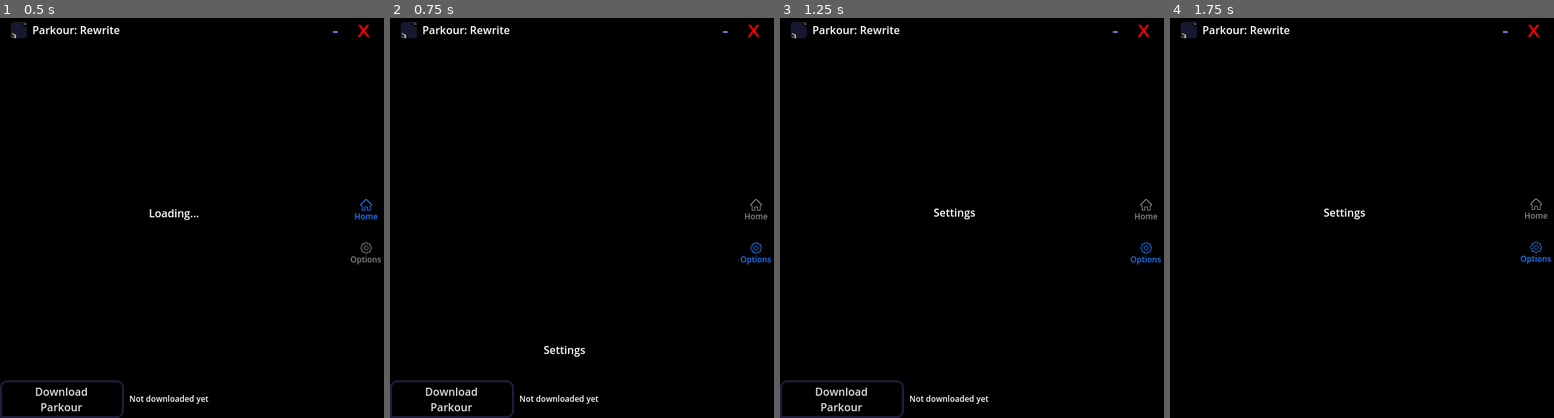
Above: before the commit, frames 1-4 (left to right).
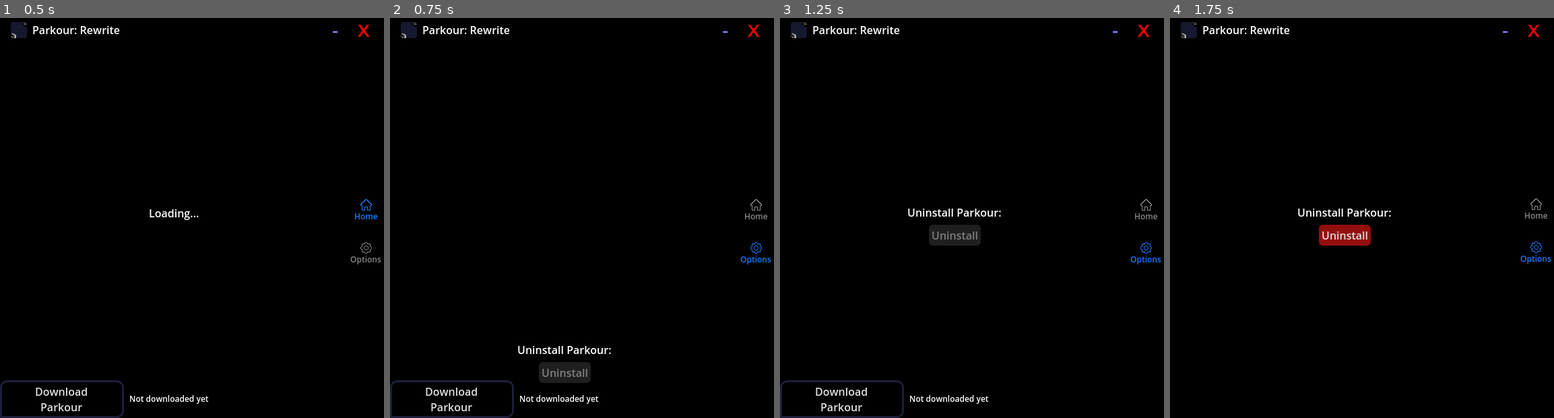
Above: after the commit, the same moments.

Repository: brb-fr/ParkourLauncher
Game: Godot game, scene res://control.tscn
The game is run twice, just before and just after one commit, with the same random seed, the same clock (stepped at 60 frames per second) and the same inputs.
Inputs:
- Up to frame 1 (0.5 s): no input
- Up to frame 2 (0.75 s): click "Options" at 0.5 s
- Up to frame 3 (1.25 s): no input
- Up to frame 4 (1.75 s): click "Download Parkour" at 1.25 s

Frame 1 is identical in both runs. In frame 2, 1.0% of the frame differs, in the area x 33-58%, y 81-92%; in frame 3, 1.0%; in frame 4, 1.0%, in the area x 33-58%, y 47-57%.
Error before the commit: Invalid access to property or key 'version' on a base object of type 'Nil'. (res://control.gd:227)
Error after the commit: Invalid access to property or key 'version' on a base object of type 'Nil'. (res://control.gd:248)

Commit message:
2.0 YOPPE

Diff:
--- a/control.gd
+++ b/control.gd
@@ -79,17 +79,23 @@
 			downloader.request(dat.mirror)
 			Dsize_bytes = dat.size  # now in bytes
 			downloading = true
+			$Settings/Unins/Button.disabled = true
 		else:
 			$LOWER/Text.text = "[b]Downloading Parkour...[/b]\nDownload failed..."
 			$LOWER/Retry.show()
 			$LOWER/Loading.hide()
+			$Settings/Unins/Button.disabled = false
 	else:
+		$Settings/Unins/Button.disabled = true
 		$LOWER/Text.text = "[b]Launching Parkour...[/b]\nChecking for updates..."
 		var check = await latest_version()
-		if check is String: return
+		if check is String:
+			$Settings/Unins/Button.disabled = false
+			return
 		if check:
 			$LOWER/Bar.value = 100
 			check()
+			$Settings/Unins/Button.disabled = true
 			$LOWER/Text.text = "[b]Launching Parkour...[/b]\nCalculating bytes..."
 			github.request("https://raw.githubusercontent.com/brb-fr/Parkour-Updates/refs/heads/main/mirror")
 			var gh = await github.request_completed
@@ -103,9 +109,11 @@
 					$LOWER/Retry.show()
 					$LOWER/Retry.text = "EXIT"
 					$LOWER/Loading.hide()
+					$Settings/Unins/Button.disabled = true
 					$LOWER/Text.text = "[b]Parkour Running...[/b]\nGame running..."
 					$LOWER/Bar.show_percentage=false
 					await terminated
+					$Settings/Unins/Button.disabled = false
 					$Anim.play_backwards("play")
 				else:
 					_on_retry_pressed()
@@ -114,10 +122,12 @@
 					downloader.request(dat.mirror)
 					Dsize_bytes = dat.size  # now in bytes
 					downloading = true
+					$Settings/Unins/Button.disabled = true
 				else:
 					$LOWER/Text.text = "[b]Downloading Parkour...[/b]\nDownload failed..."
 					$LOWER/Retry.show()
 					$LOWER/Loading.hide()
+					$Settings/Unins/Button.disabled = false
 		else:
 			$LOWER/Retry.hide()
 			$LOWER/Loading.show()
@@ -132,10 +142,12 @@
 				downloader.request(dat.mirror)
 				Dsize_bytes = dat.size  # now in bytes
 				updating = true
+				$Settings/Unins/Button.disabled = true
 			else:
 				$LOWER/Text.text = "[b]Updating Parkour...[/b]\nUpdate failed..."
 				$LOWER/Retry.show()
 				$LOWER/Loading.hide()
+				$Settings/Unins/Button.disabled = false
 func calcPercentage(partialValue, totalValue) -> float:
 	return float(partialValue / totalValue) * 100.0
 
@@ -146,15 +158,15 @@
 		copy_from_res("res://discord_game_sdk.dll", "user://discord_game_sdk.dll")
 		copy_from_res("res://discord_game_sdk_binding.dll", "user://discord_game_sdk_binding.dll")
 		copy_from_res("res://discord_game_sdk_binding_debug.dll", "user://discord_game_sdk_binding_debug.dll")
-		var file = FileAccess.open("user://version.vfile",FileAccess.WRITE)
 		github.request("https://raw.githubusercontent.com/brb-fr/Parkour-Updates/refs/heads/main/latest-version.json")
 		var dat = await github.request_completed
 		var dat3 = JSON.parse_string(dat[3].get_string_from_utf8())
-		file.store_var(dat3.version)
+		FileAccess.open("user://version.vfile",FileAccess.WRITE).store_var(dat3.version)
 		$LOWER/Retry.hide()
 		$LOWER/Loading.show()
 		$Anim.play_backwards("play")
 		_ready()
+		$Settings/Unins/Button.disabled = false
 	else:
 		print(str("err: ", result))
 		if result == 4:
@@ -166,6 +178,7 @@
 		$LOWER/Bar.hide()
 	downloading = false
 	updating = false
+	$Settings/Unins/Button.disabled = false
 func _on_retry_pressed() -> void:
 	if $LOWER/Text.text == "[b]Launching Parkour...[/b]\nChecking for updates failed.":
 		_on_play_pressed()
@@ -179,9 +192,11 @@
 		if is_process_running("Parkour"):
 			_on_retry_pressed()
 			return
+		$Settings/Unins/Button.disabled = false
 		$Anim.play_backwards("play")
 		$LOWER/Text.text = "[b]Terminated Parkour.[/b]\nSession terminated"
 		return
+	$Settings/Unins/Button.disabled = true
 	$LOWER/Retry.text = "RETRY"
 	$LOWER/Bar.show_percentage=true
 	$LOWER/Retry.hide()
@@ -192,16 +207,17 @@
 	github.request("https://raw.githubusercontent.com/brb-fr/Parkour-Updates/refs/heads/main/mirror")
 	var gh = await github.request_completed
 	$LOWER/Text.text = "[b]Downloading Parkour...[/b]\nPreparing..."
-
 	var dat = JSON.parse_string(gh[3].get_string_from_utf8())
 	if dat != null:
 		downloader.request(dat.mirror)
 		Dsize_bytes = dat.size  # now in bytes
 		downloading = true
+		$Settings/Unins/Button.disabled = true
 	else:
 		$LOWER/Text.text = "[b]Downloading Parkour...[/b]\nDownload failed..."
 		$LOWER/Retry.show()
 		$LOWER/Loading.hide()
+		$Settings/Unins/Button.disabled = false
 func is_process_running(process_name: String) -> bool:
 	return get_pid(process_name) != 0
 func get_pid(process_name: String) -> int:
@@ -218,8 +234,13 @@
 		return count
 	return 0
 func _ready() -> void:
+	if FileAccess.file_exists("user://version.vfile"):
+		$Play/Status.text = "Downloaded %s"%FileAccess.open("user://version.vfile",FileAccess.READ).get_var()
+	else: $Play/Status.text = "Not downloaded yet"
 	if FileAccess.file_exists(ProjectSettings.globalize_path("user://Parkour.exe")):
 		$Play.text = "Launch\nParkour"
+		$Settings/Unins/Button.disabled = false
+	else: $Settings/Unins/Button.disabled = true
 	downloader.download_file = ProjectSettings.globalize_path("user://Parkour.exe")
 	$Changelogs.request("https://raw.githubusercontent.com/brb-fr/Parkour-Updates/refs/heads/main/latest-version.json")
 	var dat = await $Changelogs.request_completed
@@ -239,6 +260,7 @@
 		if !is_process_running("Parkour"):
 			terminated.emit()
 			$LOWER/Text.text = "[b]Parkour Running...[/b]\nGame stopped..."
+			$Settings/Unins/Button.disabled = false
 	await get_tree().create_timer(7.5).timeout
 	check()
 func latest_version():
@@ -248,11 +270,21 @@
 		var dat3 = JSON.parse_string(dat[3].get_string_from_utf8())
 		var file = FileAccess.open("user://version.vfile",FileAccess.READ)
 		if dat3 != null:
-			if float(dat3.version) <= float(file.get_var()):
+			if dat3.version == file.get_var():
 				return true
+			else:
+				return false
 		else:
 			$LOWER/Text.text = "[b]Launching Parkour...[/b]\nChecking for updates failed."
 			$LOWER/Retry.show()
+			$Settings/Unins/Button.disabled = false
 			$LOWER/Loading.hide()
 			return ""
 	return false
+
+
+func uninstall() -> void:
+	DirAccess.remove_absolute("user://Parkour.exe")
+	DirAccess.remove_absolute("user://version.vfile")
+	$Settings/Unins/Button.disabled = true
+	_ready()
--- a/control.tscn
+++ b/control.tscn
@@ -8,6 +8,22 @@
 [ext_resource type="Texture2D" uid="uid://bei42343a5s5n" path="res://home.png" id="5_iy58a"]
 [ext_resource type="FontFile" uid="uid://d1qcfvkcn4h1b" path="res://Poppins-Bold.ttf" id="5_kbped"]
 [ext_resource type="Texture2D" uid="uid://1e62unpmfo5d" path="res://gear.png" id="6_6a6wx"]
+
+[sub_resource type="StyleBoxEmpty" id="StyleBoxEmpty_6a6wx"]
+
+[sub_resource type="StyleBoxFlat" id="StyleBoxFlat_sky72"]
+bg_color = Color(0.151276, 0.151276, 0.151276, 0.784314)
+corner_radius_top_left = 6
+corner_radius_top_right = 6
+corner_radius_bottom_right = 6
+corner_radius_bottom_left = 6
+
+[sub_resource type="StyleBoxFlat" id="StyleBoxFlat_0ytqx"]
+bg_color = Color(0.894118, 0.0862745, 0.0862745, 0.647059)
+corner_radius_top_left = 6
+corner_radius_top_right = 6
+corner_radius_bottom_right = 6
+corner_radius_bottom_left = 6
 
 [sub_resource type="StyleBoxFlat" id="StyleBoxFlat_kbped"]
 bg_color = Color(0.160878, 0.199042, 0.425822, 1)
@@ -318,11 +334,12 @@
 anchor_right = 0.5
 anchor_bottom = 0.5
 offset_left = -88.5
-offset_top = -49.0
+offset_top = -47.0
 offset_right = 88.5
-offset_bottom = 49.0
-grow_horizontal = 2
-grow_vertical = 2
+offset_bottom = 47.0
+grow_horizontal = 2
+grow_vertical = 2
+focus_mode = 2
 bbcode_enabled = true
 text = "[center]Loading..."
 vertical_alignment = 1
@@ -340,20 +357,46 @@
 grow_horizontal = 2
 grow_vertical = 2
 
-[node name="Label2" type="Label" parent="Settings"]
+[node name="Unins" type="Label" parent="Settings"]
 layout_mode = 1
 anchors_preset = 8
 anchor_left = 0.5
 anchor_top = 0.5
 anchor_right = 0.5
 anchor_bottom = 0.5
-offset_left = -31.0
+offset_left = -70.0
 offset_top = -11.5
-offset_right = 31.0
+offset_right = 70.0
 offset_bottom = 11.5
 grow_horizontal = 2
 grow_vertical = 2
-text = "Settings"
+text = "Uninstall Parkour:"
+
+[node name="Button" type="Button" parent="Settings/Unins"]
+layout_mode = 1
+anchors_preset = 7
+anchor_left = 0.5
+anchor_top = 1.0
+anchor_right = 0.5
+anchor_bottom = 1.0
+offset_left = -38.5
+offset_top = 6.5
+offset_right = 38.5
+offset_bottom = 37.5
+grow_horizontal = 2
+grow_vertical = 0
+theme_override_styles/focus = SubResource("StyleBoxEmpty_6a6wx")
+theme_override_styles/disabled_mirrored = SubResource("StyleBoxFlat_sky72")
+theme_override_styles/disabled = SubResource("StyleBoxFlat_sky72")
+theme_override_styles/hover_pressed_mirrored = SubResource("StyleBoxFlat_0ytqx")
+theme_override_styles/hover_pressed = SubResource("StyleBoxFlat_0ytqx")
+theme_override_styles/hover_mirrored = SubResource("StyleBoxFlat_0ytqx")
+theme_override_styles/hover = SubResource("StyleBoxFlat_0ytqx")
+theme_override_styles/pressed_mirrored = SubResource("StyleBoxFlat_0ytqx")
+theme_override_styles/pressed = SubResource("StyleBoxFlat_0ytqx")
+theme_override_styles/normal_mirrored = SubResource("StyleBoxFlat_0ytqx")
+theme_override_styles/normal = SubResource("StyleBoxFlat_0ytqx")
+text = "Uninstall"
 
 [node name="LOWER" type="Panel" parent="."]
 visible = false
@@ -686,6 +729,7 @@
 theme_override_styles/normal = SubResource("StyleBoxEmpty_uchyk")
 text = "-"
 
+[connection signal="pressed" from="Settings/Unins/Button" to="." method="uninstall"]
 [connection signal="pressed" from="LOWER/Retry" to="." method="_on_retry_pressed"]
 [connection signal="pressed" from="RIGHT/Container/Home" to="RIGHT" method="_on_home_pressed"]
 [connection signal="pressed" from="RIGHT/Container/Settings" to="RIGHT" method="_on_settings_pressed"]
Not shown: 1 places in control.tscn that only renumber resources
